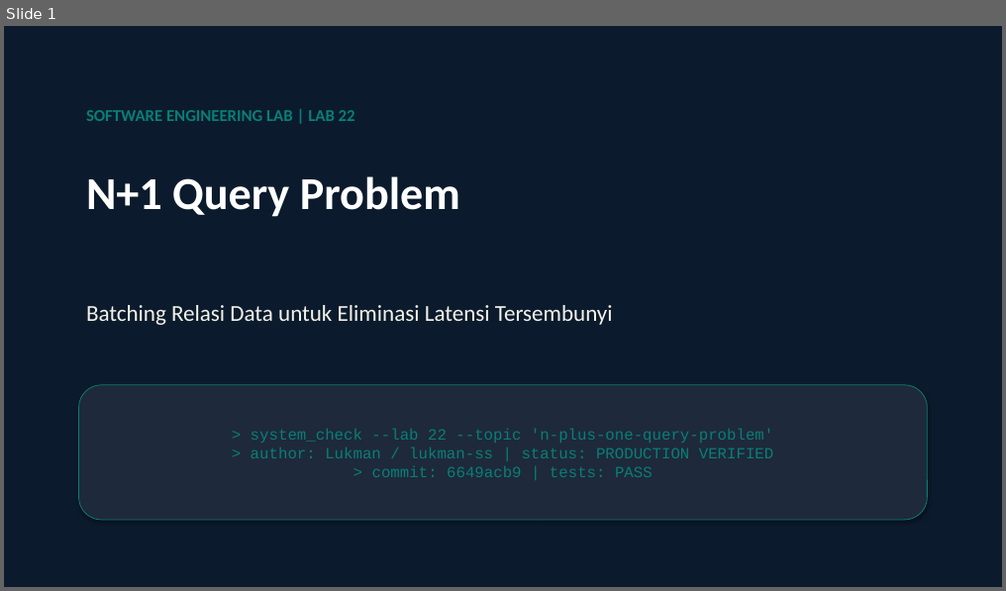
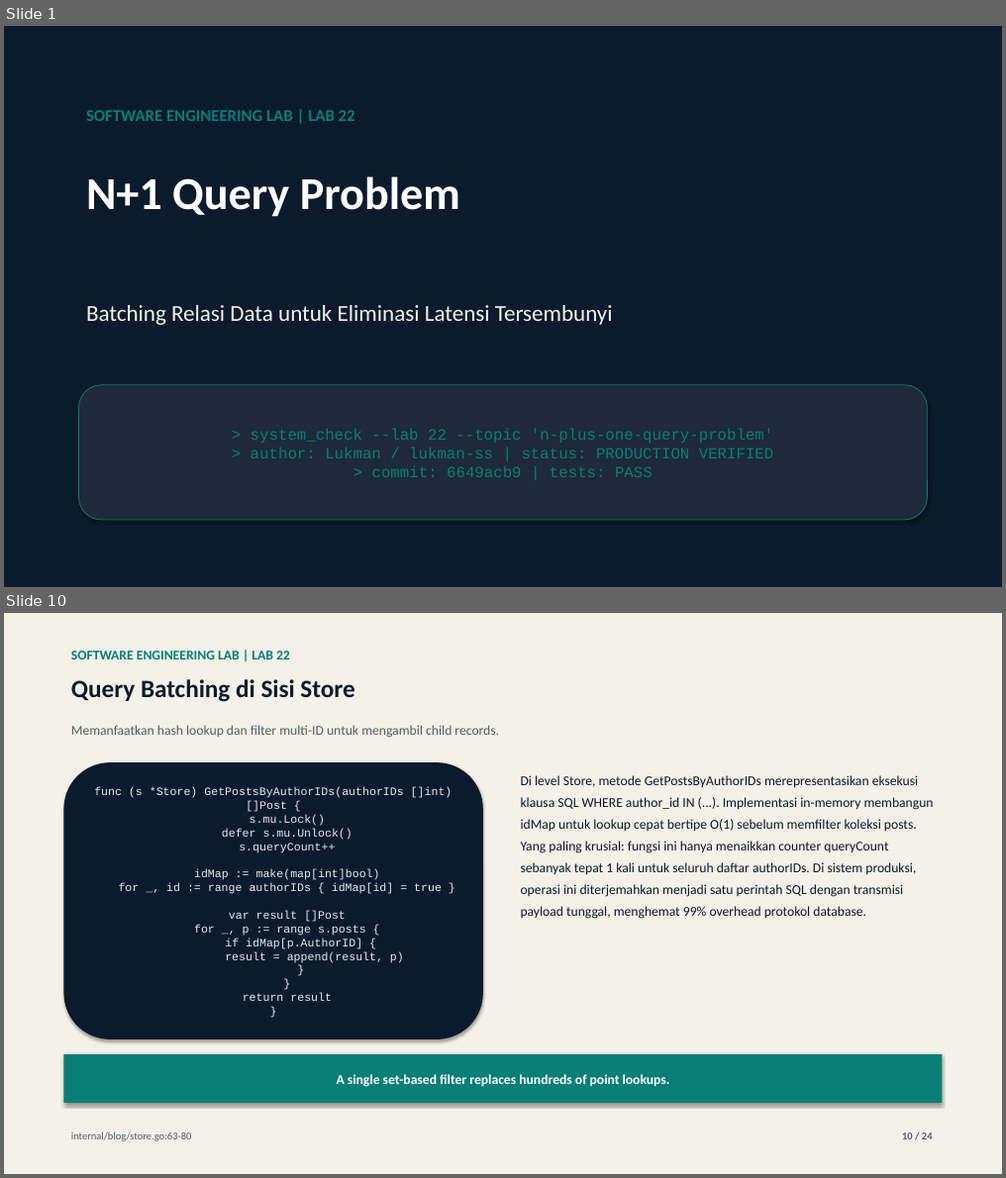
Before and after one commit to lukman-ss/software-engineering-lab, a slide deck: labs/22-n-plus-one-query-problem/result/linkedin/lab-22-n-plus-one-query-problem-carousel.pptx. Shown one above the other, each under a label of ours: slide 1 before the commit, slides 1 and 10 after it; the slides between them are not shown. The pictures are 1006x591 and 1006x1178 pixels, drawn with LibreOffice and Linux fonts; fonts in the diff are those of the drawing. Boxes give left, top, right and bottom in pixels: in the first picture for what was removed or moved away, otherwise in the second. Text is boxed around its words. In the diff, an @@ line names an element or a change of style, - is before the commit and + after.

```diff
--- a/labs/22-n-plus-one-query-problem/result/linkedin/lab-22-n-plus-one-query-problem-carousel.pptx
+++ b/labs/22-n-plus-one-query-problem/result/linkedin/lab-22-n-plus-one-query-problem-carousel.pptx
@@ slide 10 added at <box>4,613,1002,1174</box>, background #FFFFFF @@
@@ rectangle added at <box>4,613,1002,1174</box>, fill #F4F1E8 @@
@@ text added at <box>71,651,290,660</box>, 13 pt, text #087F76, bold @@
+SOFTWARE ENGINEERING LAB | LAB 22
@@ text added at <box>71,679,354,702</box>, 24 pt, text #0B1B2D, bold @@
+Query Batching di Sisi Store
@@ text added at <box>71,725,499,738</box>, 13 pt, text #52606B @@
+Memanfaatkan hash lookup dan filter multi-ID untuk mengambil child records.
@@ rounded rectangle added at <box>63,762,483,1040</box>, fill #0B1B2D, 11 pt, text #E2E8F0 @@
+func (s *Store) GetPostsByAuthorIDs(authorIDs []int) []Post {
+s.mu.Lock()
+defer s.mu.Unlock()
+s.queryCount++
+idMap := make(map[int]bool)
+for _, id := range authorIDs { idMap[id] = true }
+var result []Post
+for _, p := range s.posts {
+if idMap[p.AuthorID] {
+result = append(result, p)
+}
+}
+return result
+}
@@ text added at <box>521,775,934,919</box>, 13 pt, text #0B1B2D @@
+Di level Store, metode GetPostsByAuthorIDs merepresentasikan eksekusi klausa SQL WHERE author_id IN (...). Implementasi in-memory membangun idMap untuk lookup cepat bertipe O(1) sebelum memfilter koleksi posts. Yang paling krusial: fungsi ini hanya menaikkan counter queryCount sebanyak tepat 1 kali untuk seluruh daftar authorIDs. Di sistem produksi, operasi ini diterjemahkan menjadi satu perintah SQL dengan transmisi payload tunggal, menghemat 99% overhead protokol database.
@@ rectangle added at <box>63,1055,943,1103</box>, fill #087F76, 13 pt, text #FFFFFF, bold @@
+A single set-based filter replaces hundreds of point lookups.
@@ text added at <box>71,1132,192,1142</box>, 10 pt, text #52606B @@
+internal/blog/store.go:63-80
@@ text added at <box>902,1133,933,1140</box>, 10 pt, text #52606B, bold @@
+10 / 24
```
Also in this commit, not shown: 22 other slides added, 23 slides removed, 9 other files.
